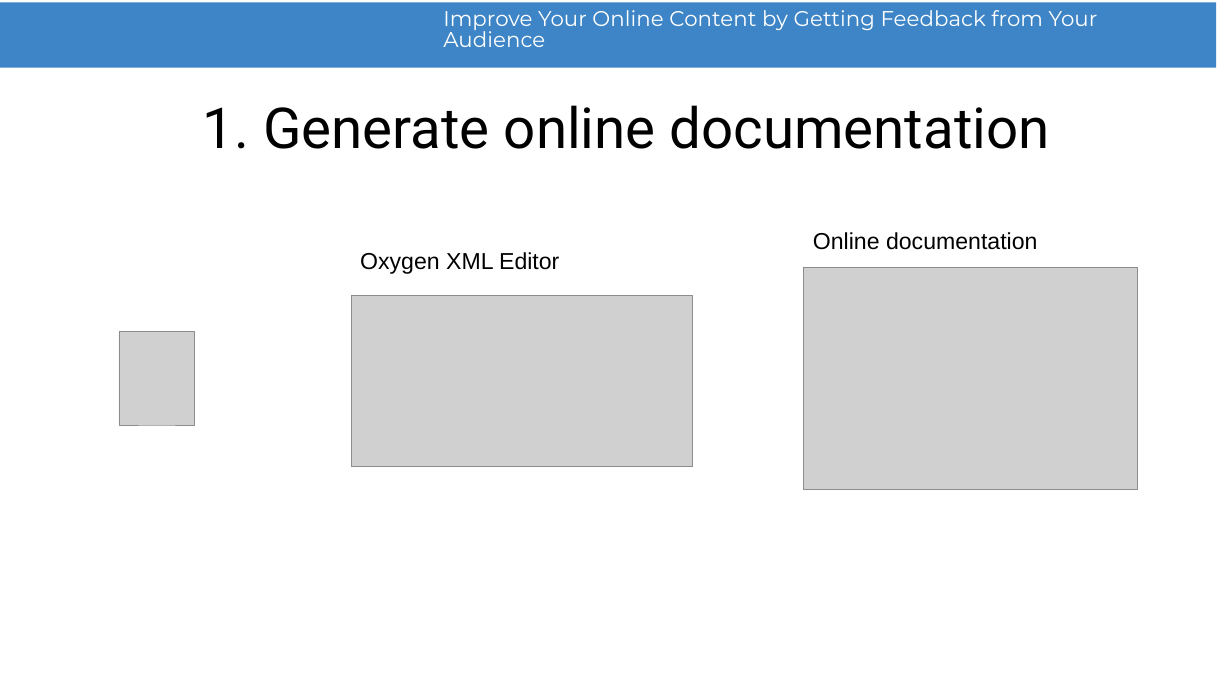
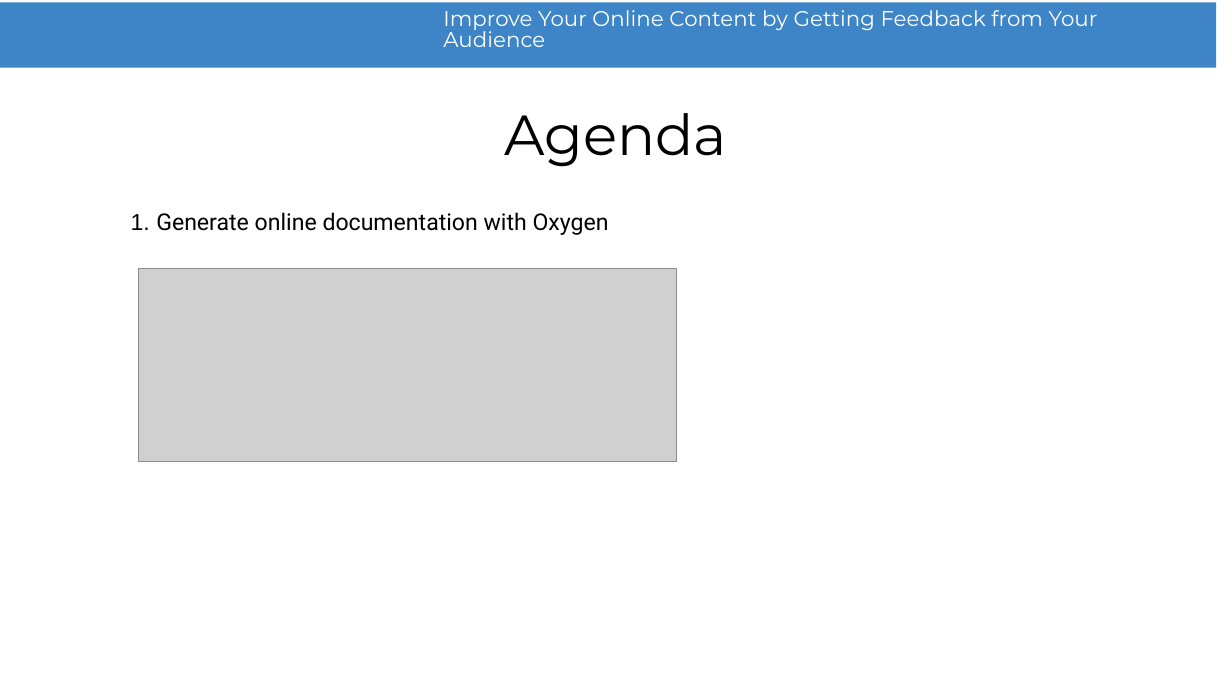
Before and after one commit to radu-pisoi/feedback-presentation, a slide deck: slide 3 of presentation/feedback-demo.odp. Drawn at 1232x693 pixels with LibreOffice and Linux fonts; fonts in the diff are those of the drawing; grey boxes stand for pictures; background and template pictures are left out. Boxes give left, top, right and bottom in pixels: in the first picture for what was removed or moved away, otherwise in the second. Text is boxed around its words. In the diff, an @@ line names an element or a change of style, - is before the commit and + after.

```diff
--- a/presentation/feedback-demo.odp
+++ b/presentation/feedback-demo.odp
@@ title removed at bbox=[203, 105, 1050, 149] @@
-1. Generate online documentation
@@ title added at bbox=[504, 113, 727, 167], 44 pt, text #000000 @@
+Agenda
@@ text added at bbox=[131, 212, 609, 235], 18 pt, text #000000 @@
+1. Generate online documentation with Oxygen
@@ text removed at bbox=[813, 232, 1037, 250] @@
-Online documentation
@@ picture: place and size @@
-picture at bbox=[351, 296, 693, 467]
+picture at bbox=[139, 269, 677, 462]
@@ text removed at bbox=[360, 252, 559, 274] @@
-Oxygen XML Editor
@@ picture removed at bbox=[804, 267, 1138, 490] @@
@@ picture removed at bbox=[119, 332, 194, 425] @@
```
Also in this commit, not shown: 2 other slides changed, 6 slides added, 11 other files.
